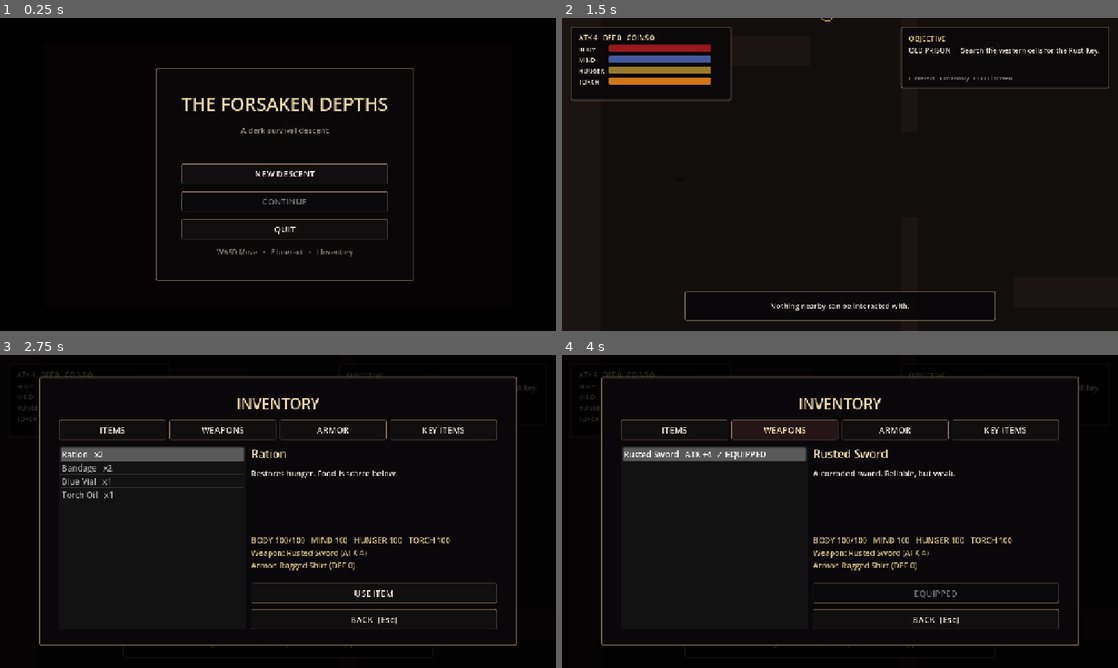
Above: before the commit, frames 1-4 (two rows, left to right).
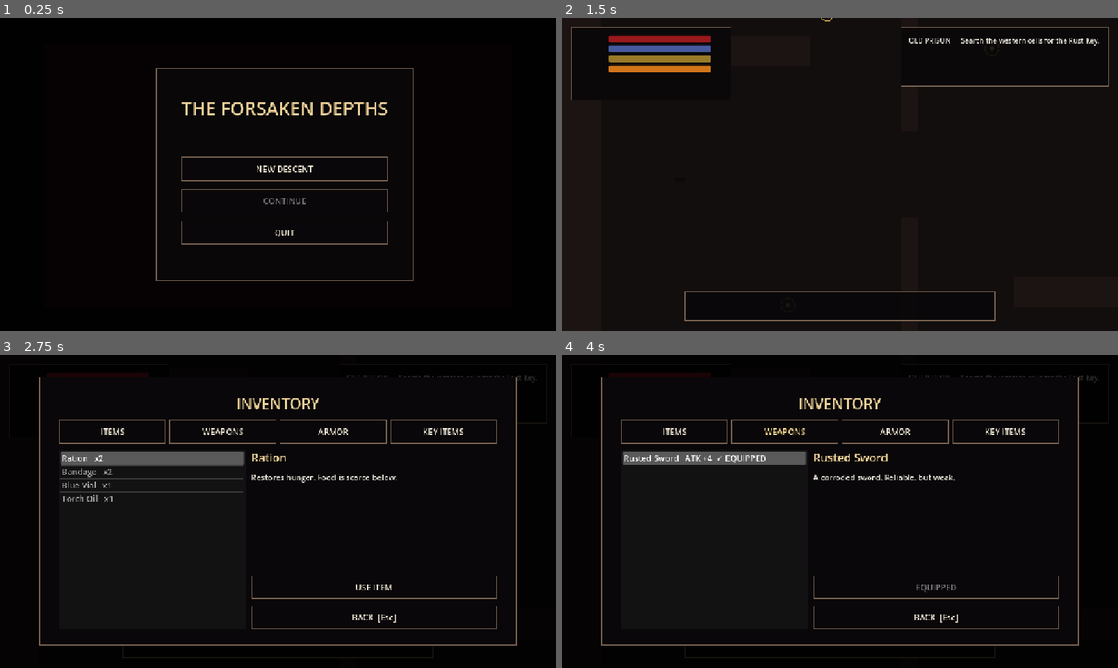
Above: after the commit, the same moments.

Repository: Worawit0/space-dodge-game01
Game: Godot game, scene res://scenes/main/main.tscn
Two runs of this game, one before a commit and one after it. Both use one fixed random seed, a clock stepped at 60 frames per second and the inputs below.
Inputs:
- Up to frame 1 (0.25 s): no input
- Up to frame 2 (1.5 s): click "NEW DESCENT" at 0.5 s; tap Enter at 1.25 s; hold D from 1.28 s (still down); tap E at 1.35 s
- Up to frame 3 (2.75 s): tap Space at 1.52, 2, 2.27 s; release D at 2.03 s; hold S from 2.03 s (still down); tap I at 2.1 s
- Up to frame 4 (4 s): release S at 2.75 s; click "ITEMS" at 2.75 s; click "WEAPONS" at 3.5 s

The runs differ from the first frame. In frame 1, 2.9% of the frame differs, in the area x 28-75%, y 16-84%; in frame 2, 4.6%; in frame 3, 6.6%; in frame 4, 7.2%, in the area x 3-97%, y 5-94%.
Error in both runs: Invalid assignment of property or key 'texture_path' with value of type 'String' on a base object of type 'CharacterBody2D (enemy.gd)'. (res://scripts/world/ga…

Commit message:
V8 dungeon/UI visual integration: forsaken_v7/scripts/ui/ui_factory.gd

Diff:
--- a/forsaken_v7/scripts/ui/ui_factory.gd
+++ b/forsaken_v7/scripts/ui/ui_factory.gd
@@ -1,52 +1,63 @@
 extends RefCounted
 class_name ForsakenUI
 
-static func panel_style(alpha: float = 0.96) -> StyleBoxFlat:
-	var s := StyleBoxFlat.new()
-	s.bg_color = Color(0.035, 0.028, 0.035, alpha)
-	s.border_color = Color(0.48, 0.39, 0.32, 1.0)
-	s.set_border_width_all(2)
-	s.corner_radius_top_left = 4
-	s.corner_radius_top_right = 4
-	s.corner_radius_bottom_left = 4
-	s.corner_radius_bottom_right = 4
-	s.content_margin_left = 18
-	s.content_margin_right = 18
-	s.content_margin_top = 14
-	s.content_margin_bottom = 14
-	return s
+static func _texture_style(path: String, margin: float = 14.0) -> StyleBox:
+	if ResourceLoader.exists(path):
+		var s := StyleBoxTexture.new()
+		s.texture = load(path)
+		s.set_texture_margin(SIDE_LEFT, margin)
+		s.set_texture_margin(SIDE_TOP, margin)
+		s.set_texture_margin(SIDE_RIGHT, margin)
+		s.set_texture_margin(SIDE_BOTTOM, margin)
+		s.content_margin_left = 18
+		s.content_margin_right = 18
+		s.content_margin_top = 14
+		s.content_margin_bottom = 14
+		return s
+	var f := StyleBoxFlat.new()
+	f.bg_color = Color(0.035,0.028,0.035,0.96)
+	f.border_color = Color(0.48,0.39,0.32,1.0)
+	f.set_border_width_all(2)
+	f.content_margin_left = 18
+	f.content_margin_right = 18
+	f.content_margin_top = 14
+	f.content_margin_bottom = 14
+	return f
 
-static func button_style(color: Color) -> StyleBoxFlat:
-	var s := StyleBoxFlat.new()
-	s.bg_color = color
-	s.border_color = Color(0.53, 0.42, 0.34, 1)
-	s.set_border_width_all(1)
-	s.corner_radius_top_left = 3
-	s.corner_radius_top_right = 3
-	s.corner_radius_bottom_left = 3
-	s.corner_radius_bottom_right = 3
-	s.content_margin_left = 18
-	s.content_margin_right = 18
-	s.content_margin_top = 9
-	s.content_margin_bottom = 9
+static func panel_style(alpha: float = 0.96) -> StyleBox:
+	var s := _texture_style("res://assets/v8/ui/panel_frame.png", 16.0)
+	if s is StyleBoxTexture:
+		s.modulate_color = Color(1,1,1,alpha)
+	elif s is StyleBoxFlat:
+		s.bg_color.a = alpha
 	return s
 
 static func style_button(b: Button) -> void:
-	b.custom_minimum_size = Vector2(150, 44)
-	b.add_theme_font_size_override("font_size", 20)
-	b.add_theme_color_override("font_color", Color(0.92,0.90,0.86))
-	b.add_theme_color_override("font_hover_color", Color(1.0,0.91,0.70))
-	b.add_theme_stylebox_override("normal", button_style(Color(0.07,0.055,0.065,0.98)))
-	b.add_theme_stylebox_override("hover", button_style(Color(0.14,0.085,0.09,1.0)))
-	b.add_theme_stylebox_override("pressed", button_style(Color(0.22,0.10,0.09,1.0)))
-	b.add_theme_stylebox_override("disabled", button_style(Color(0.035,0.035,0.04,0.8)))
+	b.custom_minimum_size = Vector2(150, 46)
+	b.add_theme_font_size_override("font_size", 19)
+	b.add_theme_color_override("font_color", Color(0.94,0.91,0.84))
+	b.add_theme_color_override("font_hover_color", Color(1.0,0.88,0.58))
+	b.add_theme_color_override("font_pressed_color", Color(1.0,0.82,0.45))
+	b.add_theme_stylebox_override("normal", _texture_style("res://assets/v8/ui/button_normal.png", 10.0))
+	b.add_theme_stylebox_override("hover", _texture_style("res://assets/v8/ui/button_hover.png", 10.0))
+	b.add_theme_stylebox_override("pressed", _texture_style("res://assets/v8/ui/button_pressed.png", 10.0))
+	b.add_theme_stylebox_override("disabled", _texture_style("res://assets/v8/ui/button_disabled.png", 10.0))
+
+static func style_item_list(list: ItemList) -> void:
+	list.add_theme_font_size_override("font_size", 18)
+	list.add_theme_color_override("font_color", Color(0.90,0.87,0.80))
+	list.add_theme_color_override("font_selected_color", Color(1.0,0.86,0.56))
+	list.add_theme_stylebox_override("panel", panel_style(0.88))
 
 static func title_label(text: String, size: int = 36) -> Label:
 	var l := Label.new()
 	l.text = text
 	l.horizontal_alignment = HORIZONTAL_ALIGNMENT_CENTER
 	l.add_theme_font_size_override("font_size", size)
-	l.add_theme_color_override("font_color", Color(0.93,0.84,0.65))
+	l.add_theme_color_override("font_color", Color(0.93,0.82,0.60))
+	l.add_theme_color_override("font_shadow_color", Color(0,0,0,0.9))
+	l.add_theme_constant_override("shadow_offset_x", 2)
+	l.add_theme_constant_override("shadow_offset_y", 2)
 	return l
 
 static func body_label(text: String = "", size: int = 20) -> Label:
@@ -55,4 +66,5 @@
 	l.add_theme_font_size_override("font_size", size)
 	l.add_theme_color_override("font_color", Color(0.90,0.88,0.84))
 	l.autowrap_mode = TextServer.AUTOWRAP_WORD_SMART
+	l.text_overrun_behavior = TextServer.OVERRUN_TRIM_ELLIPSIS
 	return l
